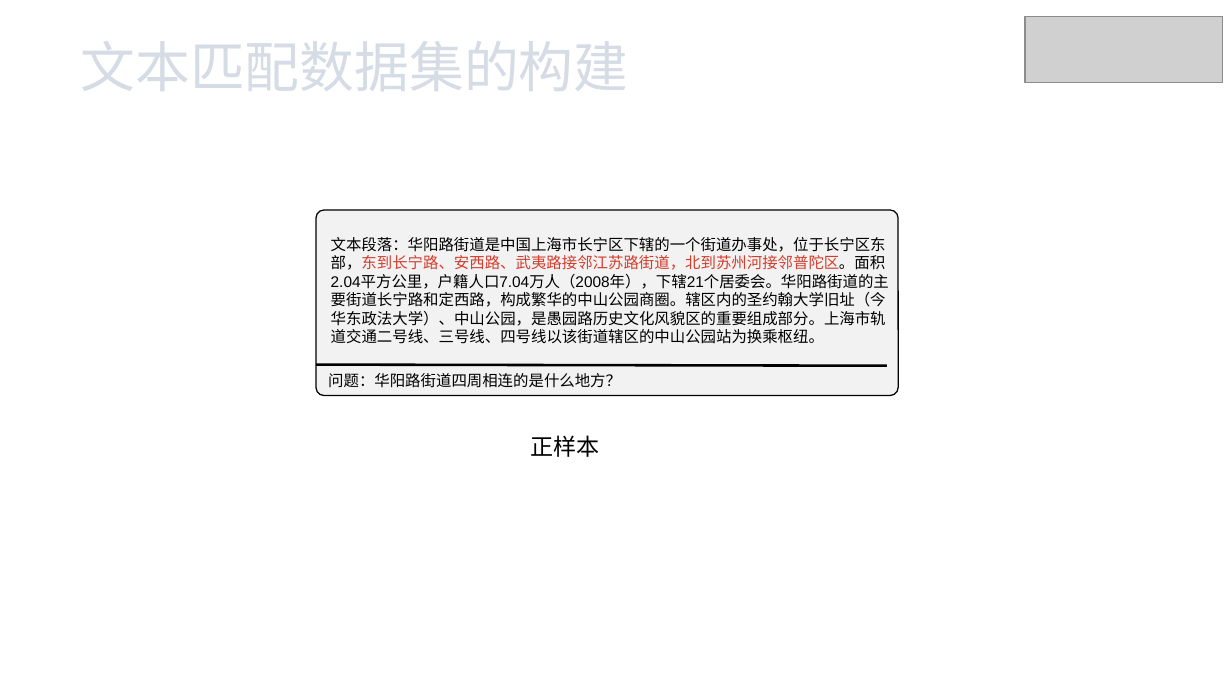
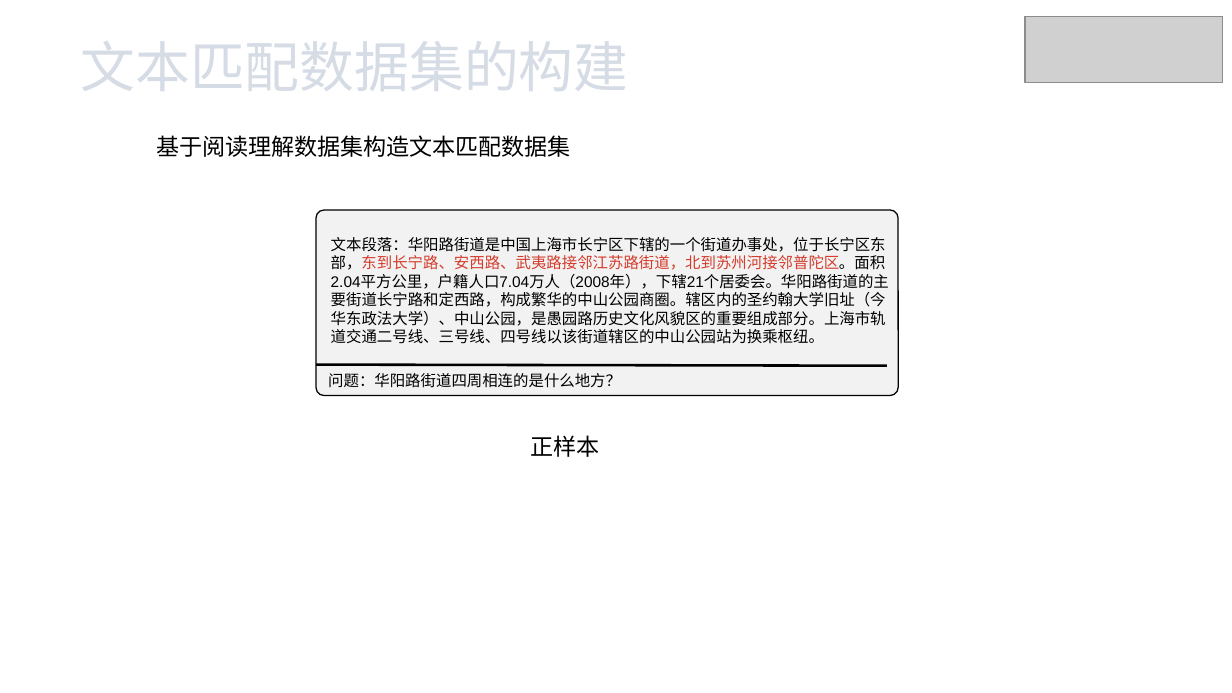
Before and after one commit to xhsun1997/ChineseMRC, a slide deck: slide 20 of 孙相会.pptx. Drawn at 1232x693 pixels with LibreOffice and Linux fonts; fonts in the diff are those of the drawing; grey boxes stand for pictures. Boxes give left, top, right and bottom in pixels: in the first picture for what was removed or moved away, otherwise in the second. Text is boxed around its words. In the diff, an @@ line names an element or a change of style, - is before the commit and + after.

```diff
--- a/孙相会.pptx
+++ b/孙相会.pptx
@@ text added at (157,135,571,157), 13.5 pt, text #000000 @@
+基于阅读理解数据集构造文本匹配数据集
```
Also in this commit, not shown: 6 other slides changed, 7 slides added, 12 slides removed.
